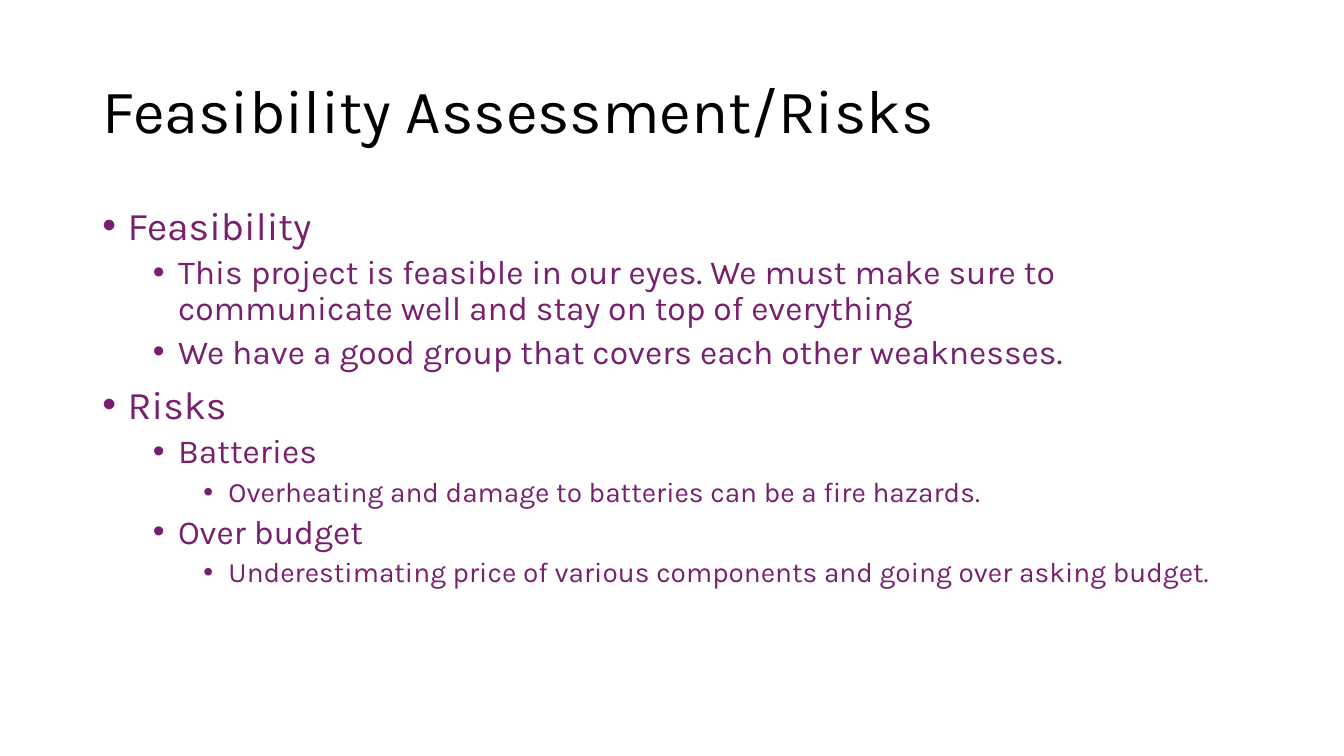
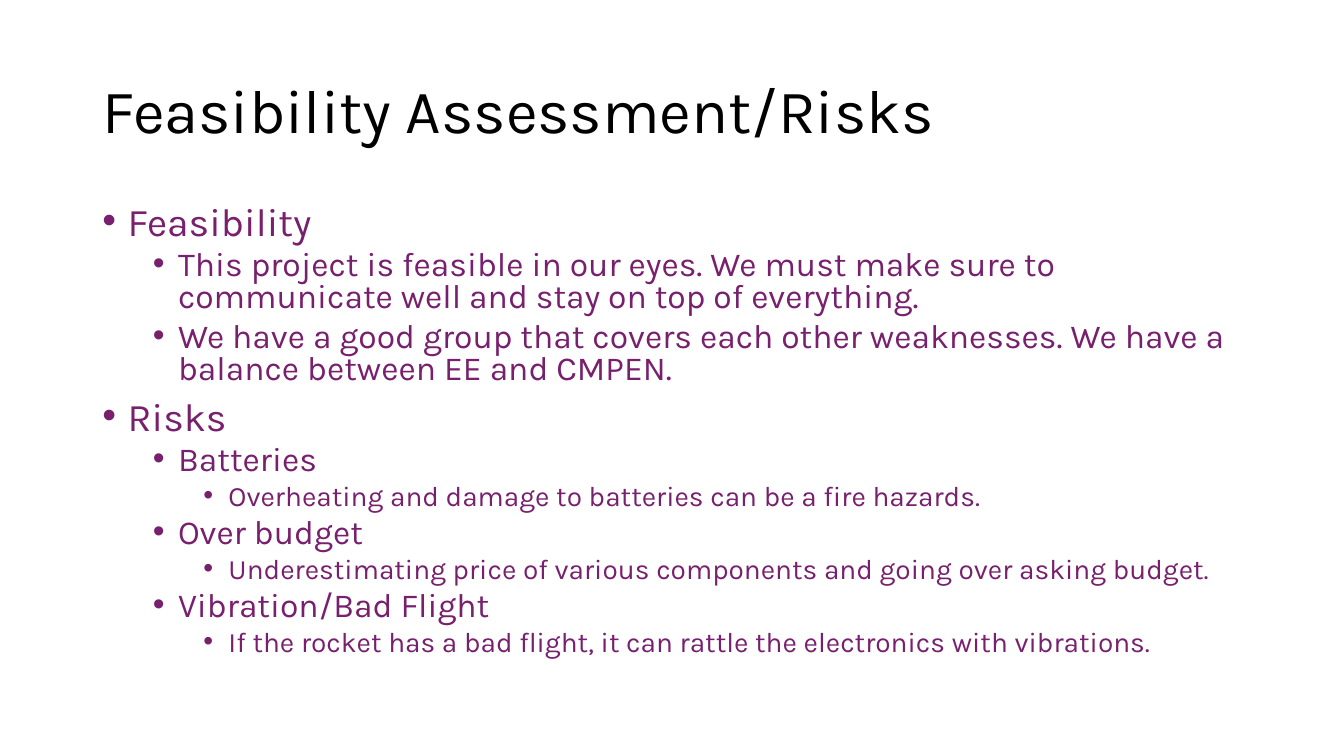
Before and after one commit to Tannyr-Singleterry/ECE590_SeniorDesign, a slide deck: slide 13 of Documents/CDR/CDR_Presentation.pptx (slide 14 before the commit). Drawn at 1344x756 pixels with LibreOffice and Linux fonts; fonts in the diff are those of the drawing. Boxes give left, top, right and bottom in pixels: in the first picture for what was removed or moved away, otherwise in the second. Text is boxed around its words. In the diff, an @@ line names an element or a change of style, - is before the commit and + after.

```diff
--- a/Documents/CDR/CDR_Presentation.pptx
+++ b/Documents/CDR/CDR_Presentation.pptx
@@ text at (128, 209, 1209, 586): line spacing 0.9 to 0.8 @@
@@ text at (178, 253, 1224, 381): text changed @@
-  • This project is feasible in our eyes. We must make sure to communicate well and stay on top of everything
-  • We have a good group that covers each other weaknesses.
+  • This project is feasible in our eyes. We must make sure to communicate well and stay on top of everything.
+  • We have a good group that covers each other weaknesses. We have a balance between EE and CMPEN.
@@ text at (178, 592, 1150, 659): paragraphs added @@
+  • Vibration/Bad Flight
+    • If the rocket has a bad flight, it can rattle the electronics with vibrations.
```
Also in this commit, not shown: 2 other slides changed, 1 slide removed.
